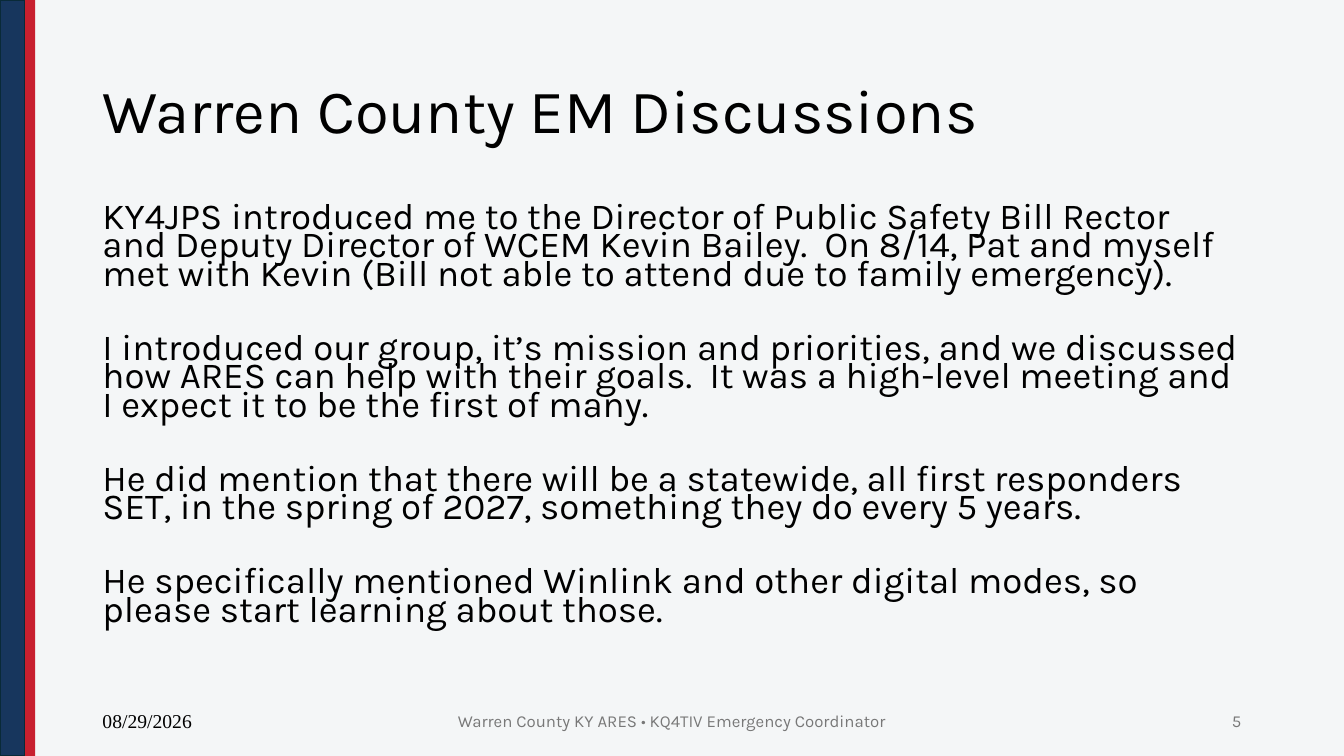
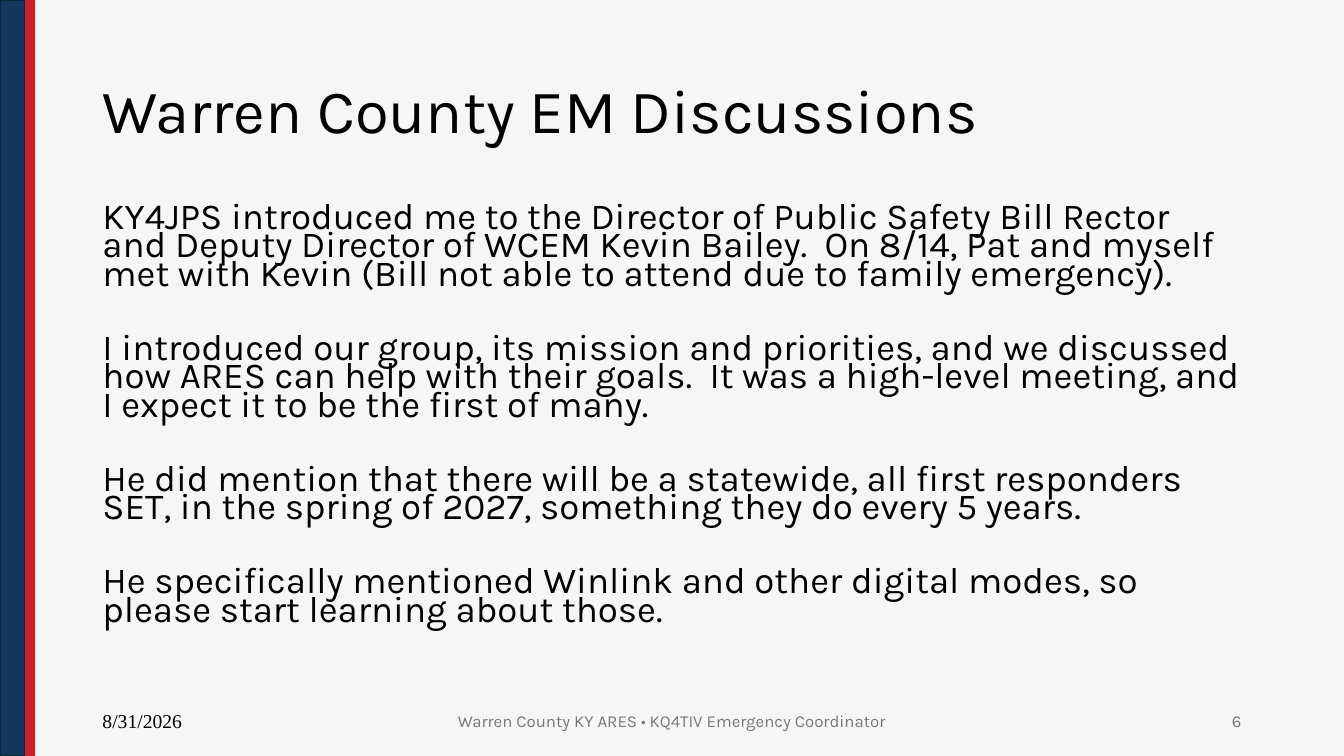
Before and after one commit to nathanielbutts/nathanielbutts.github.io, a slide deck: slide 6 of documents/training/WCKY ARES Meeting 20260903.pptx (slide 5 before the commit). Drawn at 1344x756 pixels with LibreOffice and Linux fonts; fonts in the diff are those of the drawing; background and template pictures are left out. Boxes give left, top, right and bottom in pixels: in the first picture for what was removed or moved away, otherwise in the second. Text is boxed around its words. In the diff, an @@ line names an element or a change of style, - is before the commit and + after.

```diff
--- a/documents/training/WCKY ARES Meeting 20260903.pptx
+++ b/documents/training/WCKY ARES Meeting 20260903.pptx
@@ text at [102,203,1214,631]: indent changed; more space between paragraphs @@
@@ text at [102,334,1239,426]: text changed @@
-I introduced our group, it’s mission and priorities, and we discussed how ARES can help with their goals. It was a high-level meeting and I expect it to be the first of many.
+I introduced our group, its mission and priorities, and we discussed how ARES can help with their goals. It was a high-level meeting, and I expect it to be the first of many.
@@ text at [102,715,182,729]: text changed @@
-08/29/2026
+8/31/2026
@@ page number at [1232,716,1242,727]: text changed @@
-5
+6
```
Also in this commit, not shown: 8 other slides changed, 2 other files.
